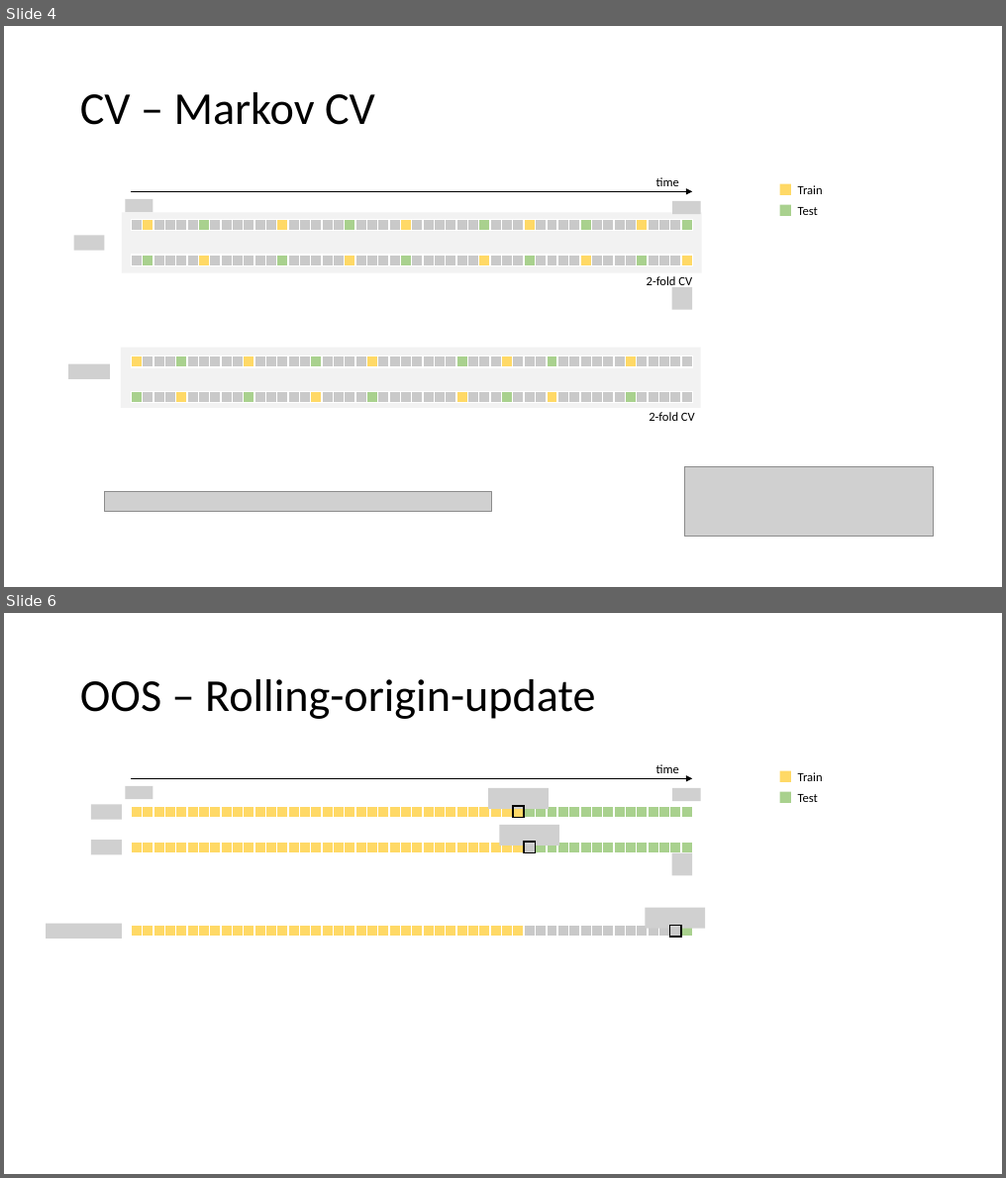
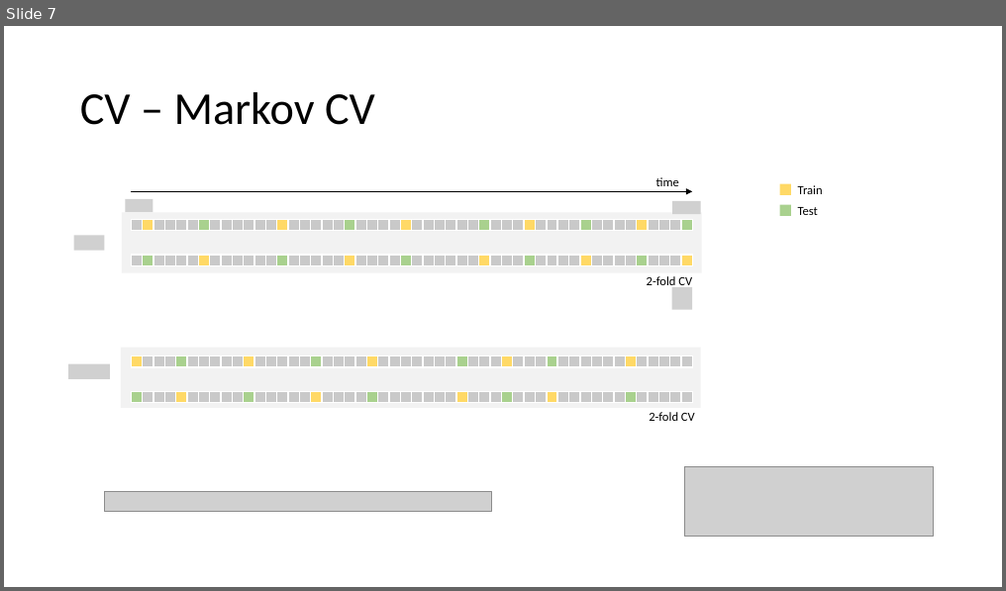
Before and after one commit to MiguelLoureiro98/timecave, a slide deck: papers/.ppt/TimeSeriesCV_11042024.pptx. Shown one above the other, each under a label of ours: slides 4 and 6 before the commit, slide 7 after it; the slides between them are not shown. The pictures are 1006x1178 and 1006x591 pixels, drawn with LibreOffice and Linux fonts; fonts in the diff are those of the drawing; grey boxes stand for pictures. Boxes give left, top, right and bottom in pixels: in the first picture for what was removed or moved away, otherwise in the second. Text is boxed around its words. In the diff, an @@ line names an element or a change of style, - is before the commit and + after.

```diff
--- a/papers/.ppt/TimeSeriesCV_11042024.pptx
+++ b/papers/.ppt/TimeSeriesCV_11042024.pptx
@@ slide 6 removed at bbox=[4, 613, 1002, 1174], background #FFFFFF @@
@@ title removed at bbox=[80, 679, 595, 719] @@
-OOS – Rolling-origin-update
@@ picture removed at bbox=[126, 786, 152, 799] @@
@@ arrow removed from (132, 778) to (693, 778) @@
@@ picture removed at bbox=[488, 788, 548, 809] @@
@@ text removed at bbox=[656, 764, 679, 773] @@
-time
@@ picture removed at bbox=[672, 788, 701, 802] @@
@@ rectangle removed at bbox=[780, 771, 792, 782] @@
@@ text removed at bbox=[798, 772, 823, 781] @@
-Train
@@ picture removed at bbox=[91, 805, 122, 820] @@
@@ table removed at bbox=[132, 806, 693, 817], 1 rows, 50 columns @@
- |  |  |  |  |  |  |  |  |  |  |  |  |  |  |  |  |  |  |  |  |  |  |  |  |  |  |  |  |  |  |  |  |  |  |  |  |  |  |  |  |  |  |  |  |  |  |  |  | 
@@ rectangle removed at bbox=[513, 806, 525, 817] @@
@@ rectangle removed at bbox=[780, 792, 792, 803] @@
@@ text removed at bbox=[798, 794, 818, 802] @@
-Test
@@ picture removed at bbox=[91, 840, 122, 855] @@
@@ table removed at bbox=[132, 842, 693, 854], 1 rows, 50 columns @@
- |  |  |  |  |  |  |  |  |  |  |  |  |  |  |  |  |  |  |  |  |  |  |  |  |  |  |  |  |  |  |  |  |  |  |  |  |  |  |  |  |  |  |  |  |  |  |  |  | 
@@ picture removed at bbox=[500, 825, 559, 846] @@
@@ rectangle removed at bbox=[524, 842, 535, 854] @@
@@ picture removed at bbox=[672, 854, 692, 875] @@
@@ picture removed at bbox=[645, 908, 705, 929] @@
@@ picture removed at bbox=[46, 924, 122, 939] @@
@@ table removed at bbox=[132, 926, 693, 937], 1 rows, 50 columns @@
- |  |  |  |  |  |  |  |  |  |  |  |  |  |  |  |  |  |  |  |  |  |  |  |  |  |  |  |  |  |  |  |  |  |  |  |  |  |  |  |  |  |  |  |  |  |  |  |  | 
@@ rectangle removed at bbox=[669, 926, 681, 937] @@
@@ what was slide 4 is now slide 7 @@
```
Also in this commit, not shown: 3 slides added, 16 other slides removed.
